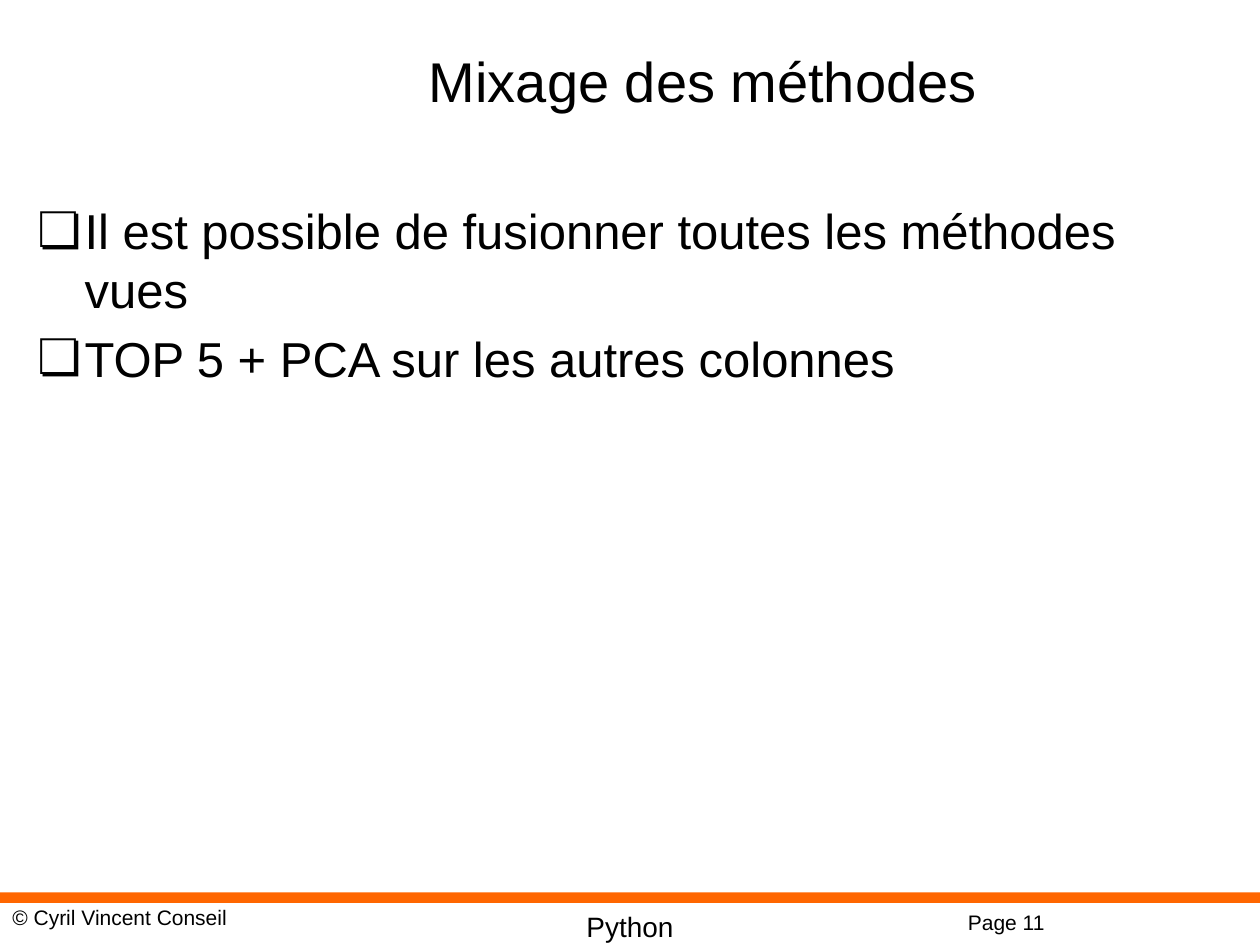
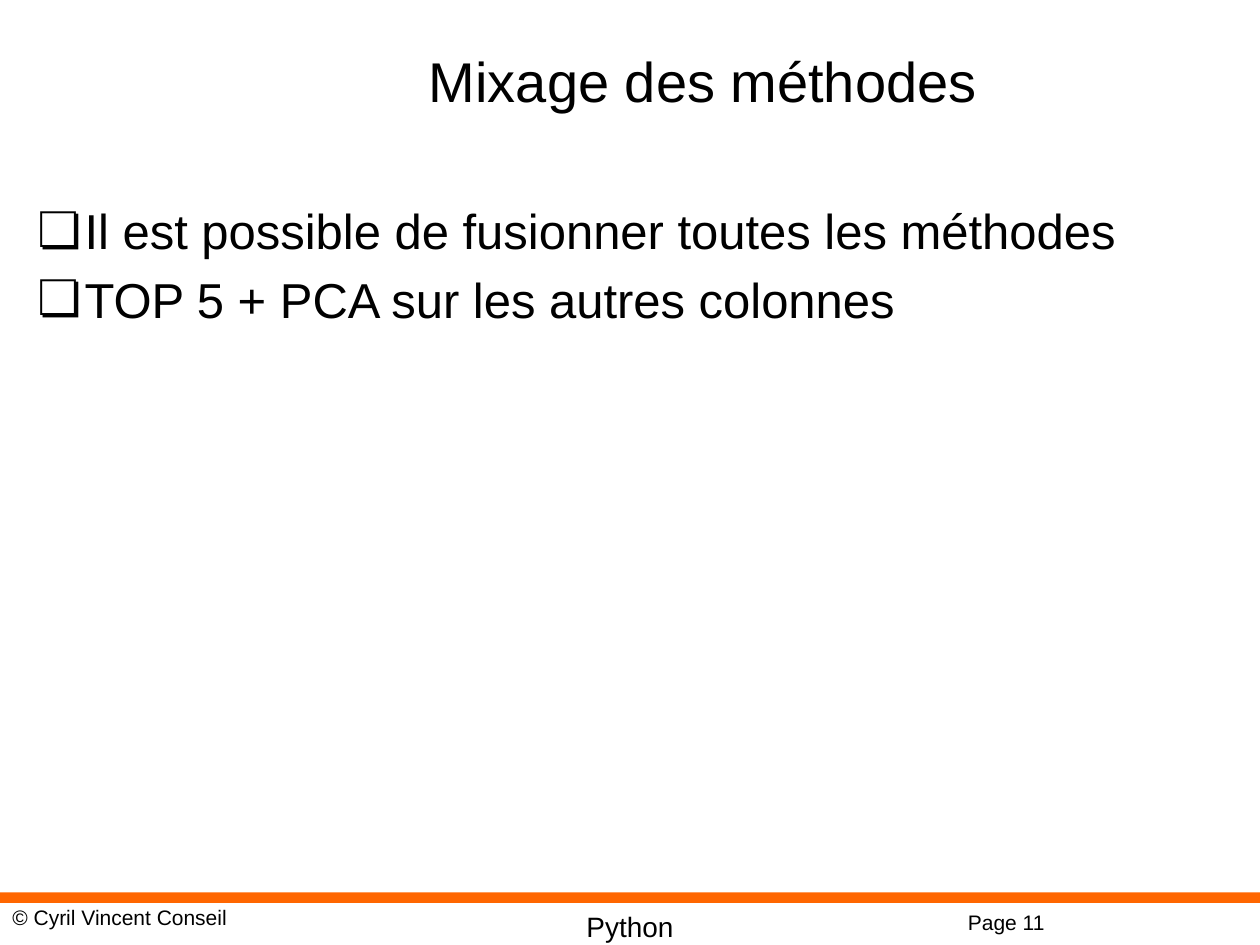
Before and after one commit to cyrilvincent/iot-ai, a slide deck: slide 11 of ppt/IoTAI15-PCA.pptx. Drawn at 1260x945 pixels with LibreOffice and Linux fonts; fonts in the diff are those of the drawing; background and template pictures are left out. Boxes give left, top, right and bottom in pixels: in the first picture for what was removed or moved away, otherwise in the second. Text is boxed around its words. In the diff, an @@ line names an element or a change of style, - is before the commit and + after.

```diff
--- a/ppt/IoTAI15-PCA.pptx
+++ b/ppt/IoTAI15-PCA.pptx
@@ text at [85, 213, 1116, 260]: text changed @@
-❏ Il est possible de fusionner toutes les méthodes vues
+❏ Il est possible de fusionner toutes les méthodes
```
Also in this commit, not shown: 5 other files.
